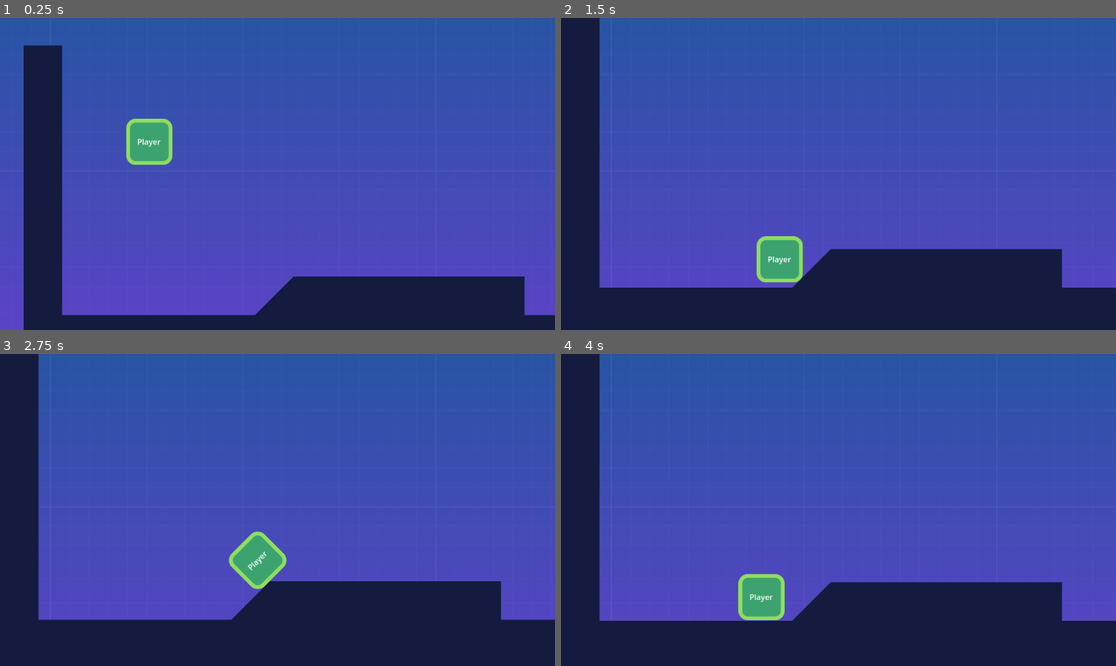
Above: before the commit, frames 1-4 (two rows, left to right).
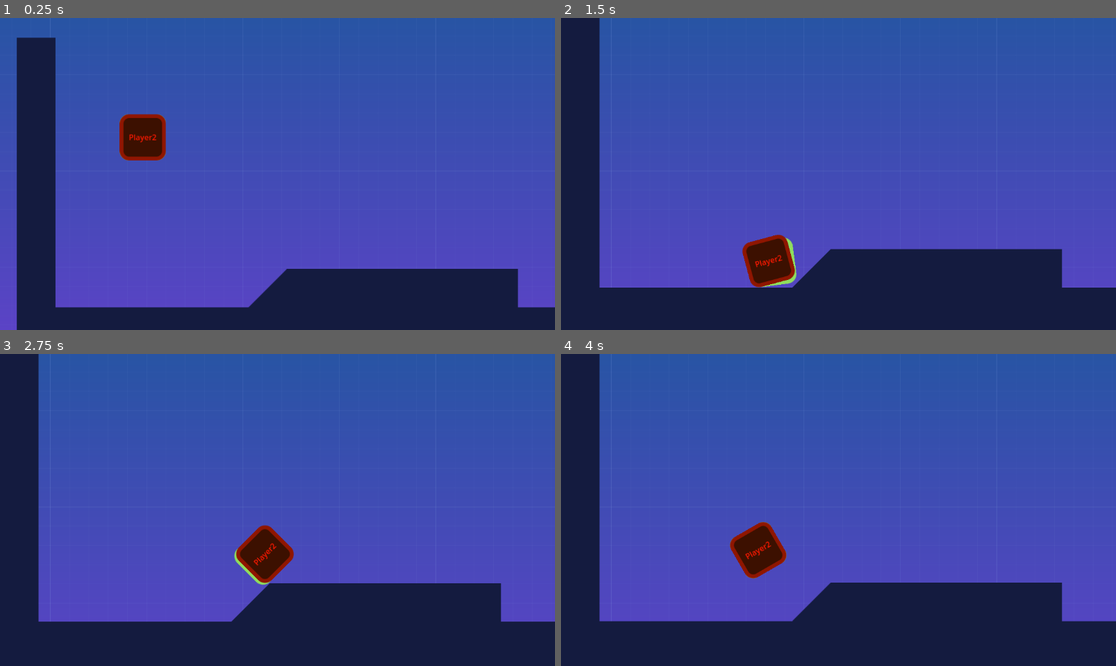
Above: after the commit, the same moments.

Repository: anatolbogun/godot-smoother-node-test-scene
Game: Godot game, scene res://src/Levels/level2d.tscn
Two runs of this game, one before a commit and one after it. Both use one fixed random seed, a clock stepped at 60 frames per second and the inputs below.
Inputs:
- Up to frame 1 (0.25 s): no input
- Up to frame 2 (1.5 s): tap Enter (ui_accept) at 0.5 s; hold D (move_right) 0.53-1.28 s; hold Caps Lock (toggle_max_fps) 0.53-1.28 s; tap A (jump) at 0.77 s; hold Down (ui_down) from 1.28 s (still down); tap Caps Lock (toggle_max_fps) at 1.35 s
- Up to frame 3 (2.75 s): tap A (jump) at 1.52 s; release Down (ui_down) at 2.03 s; hold D (move_right) from 2.03 s (still down); hold Caps Lock (toggle_max_fps) from 2.03 s (still down)
- Up to frame 4 (4 s): release D (move_right) at 2.78 s; release Caps Lock (toggle_max_fps) at 2.78 s; hold Up (ui_up) 2.78-3.53 s; tap Caps Lock (toggle_max_fps) at 2.85 s; tap A (jump) at 3.02, 3.77 s; hold Left (ui_left) from 3.53 s (still down); hold Caps Lock (toggle_max_fps) from 3.53 s (still down)

The runs differ from the first frame. In frame 1, 6.4% of the frame differs, in the area x 3-100%, y 6-100%; in frame 2, 1.5%; in frame 3, 2.1%; in frame 4, 2.6%.

Commit message:
better check if smoothing should be applied
checking: Engine.get_frames_per_second() > Engine.physics_ticks_per_second

Diff:
--- a/project.godot
+++ b/project.godot
@@ -23,31 +23,31 @@
 
 move_left={
 "deadzone": 0.5,
-"events": [Object(InputEventKey,"resource_local_to_scene":fa …(169 unchanged characters)… _keycode":65,"key_label":0,"unicode":0,"echo":false,"script":null)
-, Object(InputEventKey,"resource_local_to_scene":false,"reso …(165 unchanged characters)… ode":4194319,"key_label":0,"unicode":0,"echo":false,"script":null)
+"events": [Object(InputEventKey,"resource_local_to_scene":fa …(169 unchanged characters)… _keycode":65,"key_label":0,"unicode":0,"location":0,"echo":false,"script":null)
+, Object(InputEventKey,"resource_local_to_scene":false,"reso …(165 unchanged characters)… ode":4194319,"key_label":0,"unicode":0,"location":0,"echo":false,"script":null)
 , Object(InputEventJoypadMotion,"resource_local_to_scene":false,"resource_name":"","device":-1,"axis":0,"axis_value":-1.0,"script":null)
 , Object(InputEventJoypadButton,"resource_local_to_scene":false,"resource_name":"","device":-1,"button_index":13,"pressure":0.0,"pressed":false,"script":null)
 ]
 }
 move_right={
 "deadzone": 0.5,
-"events": [Object(InputEventKey,"resource_local_to_scene":fa …(169 unchanged characters)… _keycode":68,"key_label":0,"unicode":0,"echo":false,"script":null)
-, Object(InputEventKey,"resource_local_to_scene":false,"reso …(165 unchanged characters)… ode":4194321,"key_label":0,"unicode":0,"echo":false,"script":null)
+"events": [Object(InputEventKey,"resource_local_to_scene":fa …(169 unchanged characters)… _keycode":68,"key_label":0,"unicode":0,"location":0,"echo":false,"script":null)
+, Object(InputEventKey,"resource_local_to_scene":false,"reso …(165 unchanged characters)… ode":4194321,"key_label":0,"unicode":0,"location":0,"echo":false,"script":null)
 , Object(InputEventJoypadMotion,"resource_local_to_scene":false,"resource_name":"","device":-1,"axis":0,"axis_value":1.0,"script":null)
 , Object(InputEventJoypadButton,"resource_local_to_scene":false,"resource_name":"","device":-1,"button_index":14,"pressure":0.0,"pressed":false,"script":null)
 ]
 }
 jump={
 "deadzone": 0.5,
-"events": [Object(InputEventKey,"resource_local_to_scene":fa …(169 unchanged characters)… _keycode":65,"key_label":0,"unicode":0,"echo":false,"script":null)
-, Object(InputEventKey,"resource_local_to_scene":false,"reso …(165 unchanged characters)… ode":4194320,"key_label":0,"unicode":0,"echo":false,"script":null)
-, Object(InputEventKey,"resource_local_to_scene":false,"resource_name":"","device":0,"window_id":0,"alt_pressed":false,"shift_pressed":false,"ctrl_pressed":false,"meta_pressed":false,"pressed":false,"keycode":0,"physical_keycode":32,"key_label":0,"unicode":0,"echo":false,"script":null)
+"events": [Object(InputEventKey,"resource_local_to_scene":fa …(169 unchanged characters)… _keycode":65,"key_label":0,"unicode":0,"location":0,"echo":false,"script":null)
+, Object(InputEventKey,"resource_local_to_scene":false,"reso …(165 unchanged characters)… ode":4194320,"key_label":0,"unicode":0,"location":0,"echo":false,"script":null)
+, Object(InputEventKey,"resource_local_to_scene":false,"resource_name":"","device":0,"window_id":0,"alt_pressed":false,"shift_pressed":false,"ctrl_pressed":false,"meta_pressed":false,"pressed":false,"keycode":0,"physical_keycode":32,"key_label":0,"unicode":0,"location":0,"echo":false,"script":null)
 , Object(InputEventJoypadButton,"resource_local_to_scene":false,"resource_name":"","device":-1,"button_index":0,"pressure":0.0,"pressed":false,"script":null)
 ]
 }
 toggle_max_fps={
 "deadzone": 0.5,
-"events": [Object(InputEventKey,"resource_local_to_scene":fa …(174 unchanged characters)… ode":4194329,"key_label":0,"unicode":0,"echo":false,"script":null)
+"events": [Object(InputEventKey,"resource_local_to_scene":fa …(174 unchanged characters)… ode":4194329,"key_label":0,"unicode":0,"location":0,"echo":false,"script":null)
 ]
 }
 
@@ -57,3 +57,7 @@
 2d_physics/layer_2="enemies"
 2d_physics/layer_3="items"
 2d_physics/layer_4="world"
+
+[physics]
+
+common/physics_ticks_per_second=13
--- a/src/Classes/smoother.gd
+++ b/src/Classes/smoother.gd
@@ -60,6 +60,7 @@
 var _properties: = {}
 var _physics_process_nodes:Array[Node]
 var _physics_process_just_updated: = false
+var _apply: = true
 
 
 ## Reset all smoothed nodes.
@@ -148,7 +149,10 @@
 				if _physics_process_just_updated:
 					values[1] = node[property]
 
-				node[property] = lerp(values[0], values[1], Engine.get_physics_interpolation_fraction())
+				if _apply:
+					node[property] = lerp(values[0], values[1], Engine.get_physics_interpolation_fraction())
+				else:
+					node[property] = values[1]
 
 	_physics_process_just_updated = false
 
@@ -157,14 +161,7 @@
 ## _physics_process frames for interpolation in the upcoming _process frames and apply the origin
 ## values.
 func _physics_process(_delta: float) -> void:
-	if (Engine.max_fps < Engine.physics_ticks_per_second
-		|| (
-			Engine.max_fps == 0
-			&& DisplayServer.screen_get_refresh_rate() < Engine.physics_ticks_per_second
-		)
-	):
-		reset()
-		return
+	_apply = Engine.get_frames_per_second() > Engine.physics_ticks_per_second
 
 	var parent: = get_parent()
 	if parent == null: return
@@ -204,7 +201,8 @@
 				_properties[node][property][1] = node[property]
 			else:
 				_properties[node][property][0] = _properties[node][property][1]
-				node[property] = _properties[node][property][0]
+				if _apply:
+					node[property] = _properties[node][property][0]
 
 	_physics_process_just_updated = true
 
--- a/src/Levels/level2d.tscn
+++ b/src/Levels/level2d.tscn
@@ -13,22 +13,14 @@
 texture = ExtResource("4_p0vq3")
 texture_region_size = Vector2i(80, 80)
 0:1/0 = 0
-0:1/0/physics_layer_0/linear_velocity = Vector2(0, 0)
-0:1/0/physics_layer_0/angular_velocity = 0.0
 0:1/0/physics_layer_0/polygon_0/points = PackedVector2Array(-40, 40, 40, -40, 40, 40)
 0:0/0 = 0
-0:0/0/physics_layer_0/linear_velocity = Vector2(0, 0)
-0:0/0/physics_layer_0/angular_velocity = 0.0
 0:0/0/physics_layer_0/polygon_0/points = PackedVector2Array(40, -40, 40, -40, 40, 40, -40, 40, -40, -40)
 0:2/size_in_atlas = Vector2i(2, 1)
 0:2/0 = 0
 0:2/0/texture_origin = Vector2i(-40, 0)
-0:2/0/physics_layer_0/linear_velocity = Vector2(0, 0)
-0:2/0/physics_layer_0/angular_velocity = 0.0
 0:2/0/physics_layer_0/polygon_0/points = PackedVector2Array(-40, 40, 119.5, -39, 120, 40.5)
 1:0/0 = 0
-1:0/0/physics_layer_0/linear_velocity = Vector2(0, 0)
-1:0/0/physics_layer_0/angular_velocity = 0.0
 
 [sub_resource type="TileSet" id="TileSet_mjviy"]
 tile_size = Vector2i(80, 80)
@@ -43,6 +35,7 @@
 [node name="Smoother" type="Node" parent="."]
 script = ExtResource("2_lr87i")
 properties = Array[String](["position", "rotation"])
+excludes = Array[NodePath]([NodePath("../Player2")])
 
 [node name="CanvasLayer" type="CanvasLayer" parent="."]
 layer = -1
@@ -78,6 +71,11 @@
 drag_left_margin = 0.0
 drag_right_margin = 0.0
 
+[node name="Player2" parent="." instance=ExtResource("6_6wubv")]
+modulate = Color(1, 0.0980392, 0, 1)
+position = Vector2(261, 148)
+safe_margin = 3.0
+
 [node name="RigidBody" parent="." instance=ExtResource("7_bgcgm")]
 position = Vector2(2720, 12)
 collision_mask = 15
@@ -94,6 +92,7 @@
 position = Vector2(3056, 556)
 
 [connection signal="teleport_started" from="Player" to="." method="_on_node_teleport_started"]
+[connection signal="teleport_started" from="Player2" to="." method="_on_node_teleport_started"]
 [connection signal="screen_entered" from="NestedTest/Enemy1" to="." method="_on_node_screen_entered"]
 [connection signal="screen_exited" from="NestedTest/Enemy1" to="." method="_on_node_screen_exited"]
 [connection signal="screen_entered" from="NestedTest/Enemy2" to="." method="_on_node_screen_entered"]
